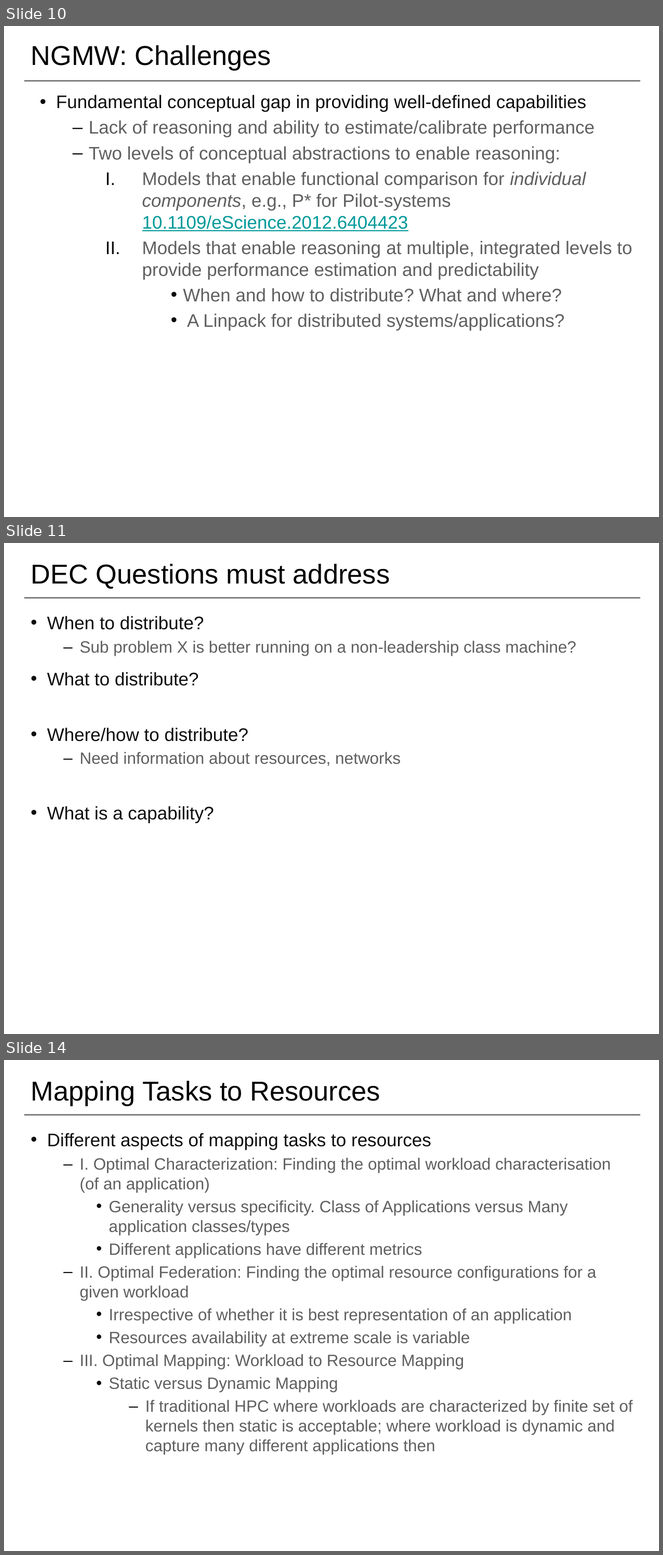
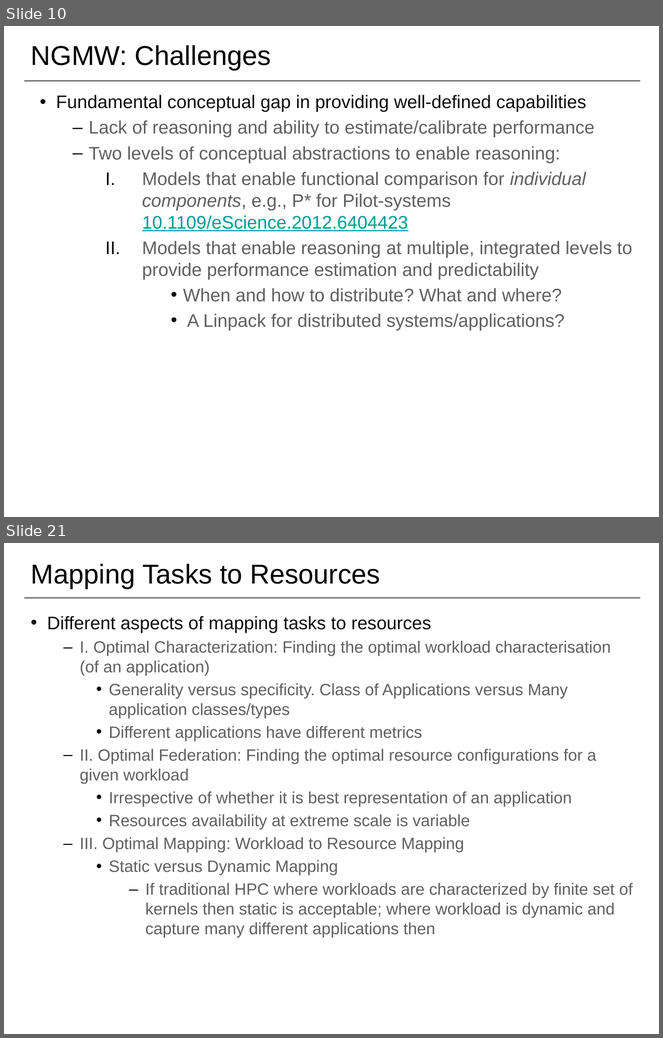
Before and after one commit to saga-project/NGMW, a slide deck: presentations/radical-modsim.pptx. Shown one above the other, each under a label of ours: slides 10, 11 and 14 before the commit, slides 10 and 21 after it; the slides between them are not shown. The pictures are 663x1555 and 663x1038 pixels, drawn with LibreOffice and Linux fonts; fonts in the diff are those of the drawing; background and template pictures are left out. Boxes give left, top, right and bottom in pixels: in the first picture for what was removed or moved away, otherwise in the second. Text is boxed around its words. In the diff, an @@ line names an element or a change of style, - is before the commit and + after.

```diff
--- a/presentations/radical-modsim.pptx
+++ b/presentations/radical-modsim.pptx
@@ slide 11 removed at (x1=4, y1=543, x2=659, y2=1034), background #FFFFFF; not listed: 1 template element that a slide beside it also shows @@
@@ title removed at (x1=31, y1=564, x2=390, y2=589) @@
-DEC Questions must address
@@ text removed at (x1=47, y1=616, x2=577, y2=823) @@
-• When to distribute?
-  – Sub problem X is better running on a non-leadership class machine?
-• What to distribute?
-• Where/how to distribute?
-  – Need information about resources, networks
-• What is a capability?
@@ what was slide 14 is now slide 21 @@
```
Also in this commit, not shown: 11 slides changed, 1 other slide removed.
